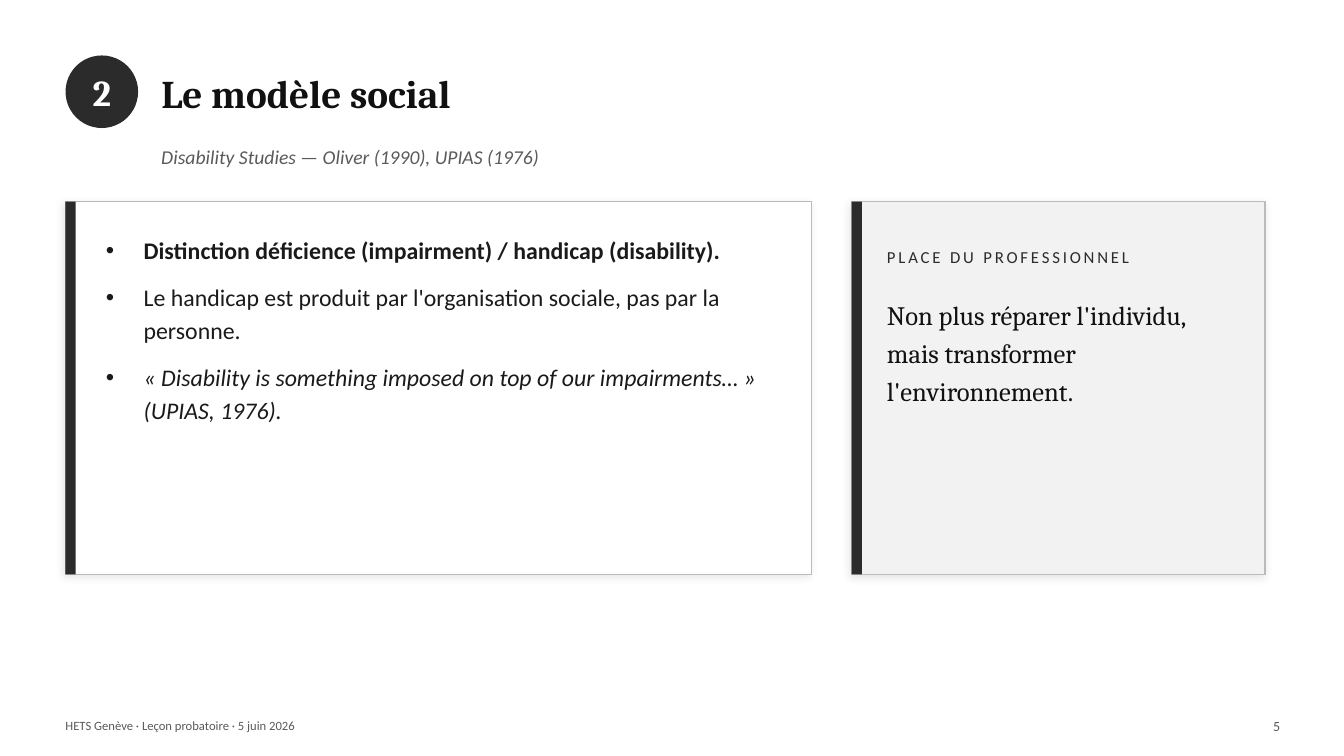
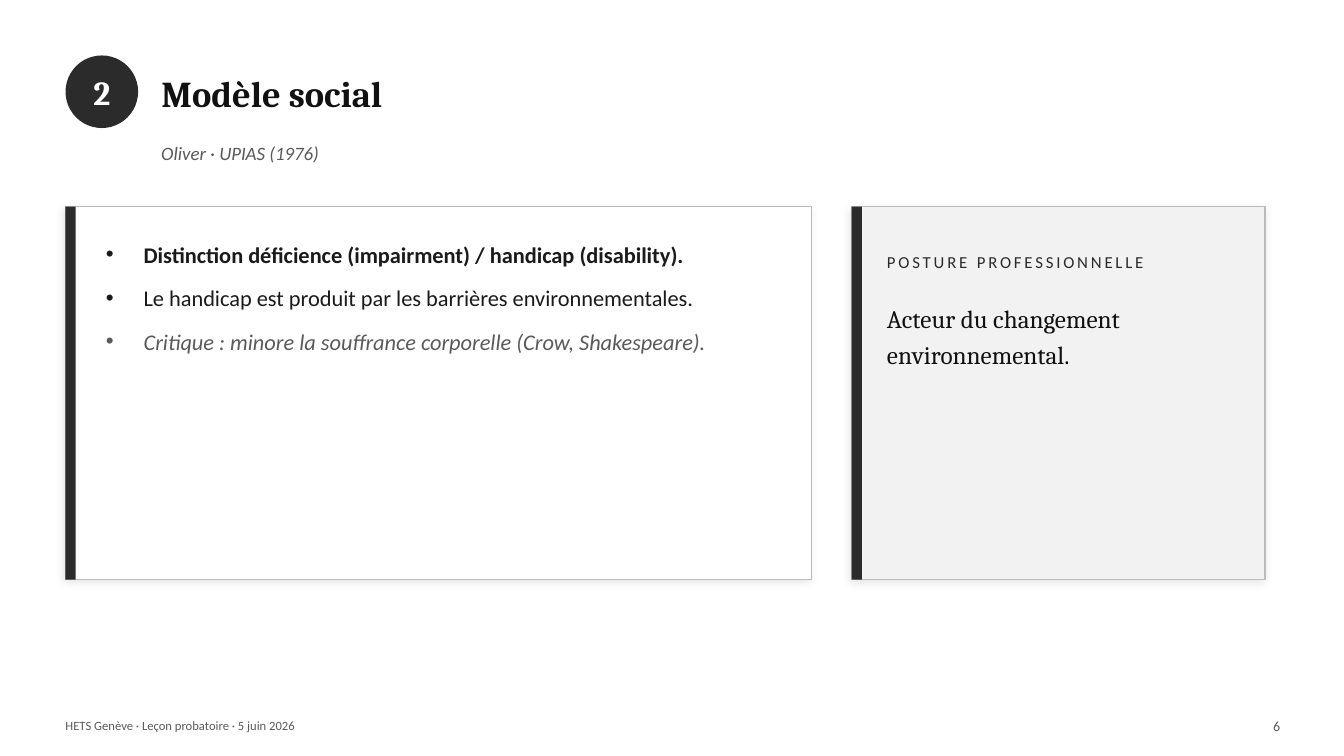
Before and after one commit to pierrebrasseur/cours-handicap-ts, a slide deck: slide 10 of docs/pdfs/Brasseur_lecon_5juin.pptx (slide 9 before the commit). Drawn at 1344x756 pixels with LibreOffice and Linux fonts; fonts in the diff are those of the drawing. Boxes give left, top, right and bottom in pixels: in the first picture for what was removed or moved away, otherwise in the second. Text is boxed around its words. In the diff, an @@ line names an element or a change of style, - is before the commit and + after.

```diff
--- a/docs/pdfs/Brasseur_lecon_5juin.pptx
+++ b/docs/pdfs/Brasseur_lecon_5juin.pptx
@@ text at (161, 81, 382, 108): text changed; size 28 to 26 pt @@
-Le modèle social
+Modèle social
@@ text at (161, 146, 319, 163): text changed; size 14 to 13.5 pt @@
-Disability Studies — Oliver (1990), UPIAS (1976)
+Oliver · UPIAS (1976)
@@ 4 rectangles: place and size @@
-4 rectangles at (66, 202, 1265, 575)
+4 rectangles at (66, 207, 1265, 580)
@@ text at (144, 246, 684, 267): size 17 to 16 pt in "Distinction déficience (impairment) / handicap (disability)."; less space between paragraphs @@
@@ text at (887, 257, 1144, 268): text changed @@
-PLACE DU PROFESSIONNEL
+POSTURE PROFESSIONNELLE
@@ text at (144, 290, 705, 354): text changed; size 17 to 16 pt; text colour #1A1A1A to #5A5A5A @@
-• Le handicap est produit par l'organisation sociale, pas par la personne.
-• « Disability is something imposed on top of our impairments… » (UPIAS, 1976).
+• Le handicap est produit par les barrières environnementales.
+• Critique : minore la souffrance corporelle (Crow, Shakespeare).
@@ text at (887, 310, 1120, 365): text changed; size 19 to 18 pt @@
-Non plus réparer l'individu, mais transformer l'environnement.
+Acteur du changement environnemental.
@@ text at (1273, 721, 1280, 731): text changed @@
-5
+6
```
Also in this commit, not shown: 11 other slides changed, 11 slides added, 11 slides removed.
